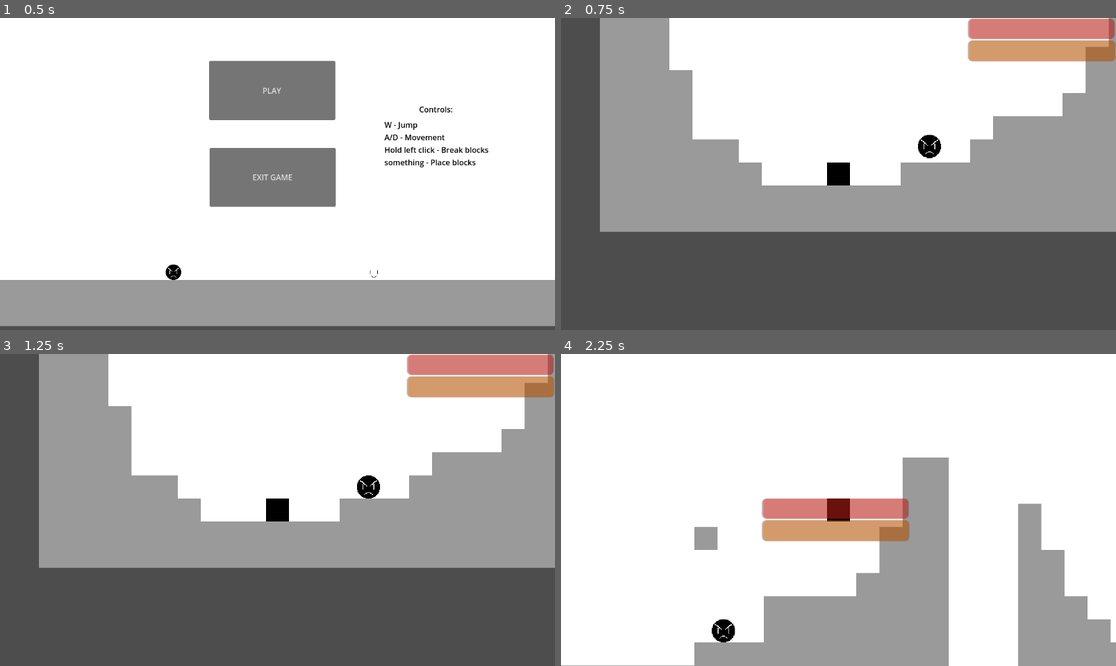
Above: before the commit, frames 1-4 (two rows, left to right).
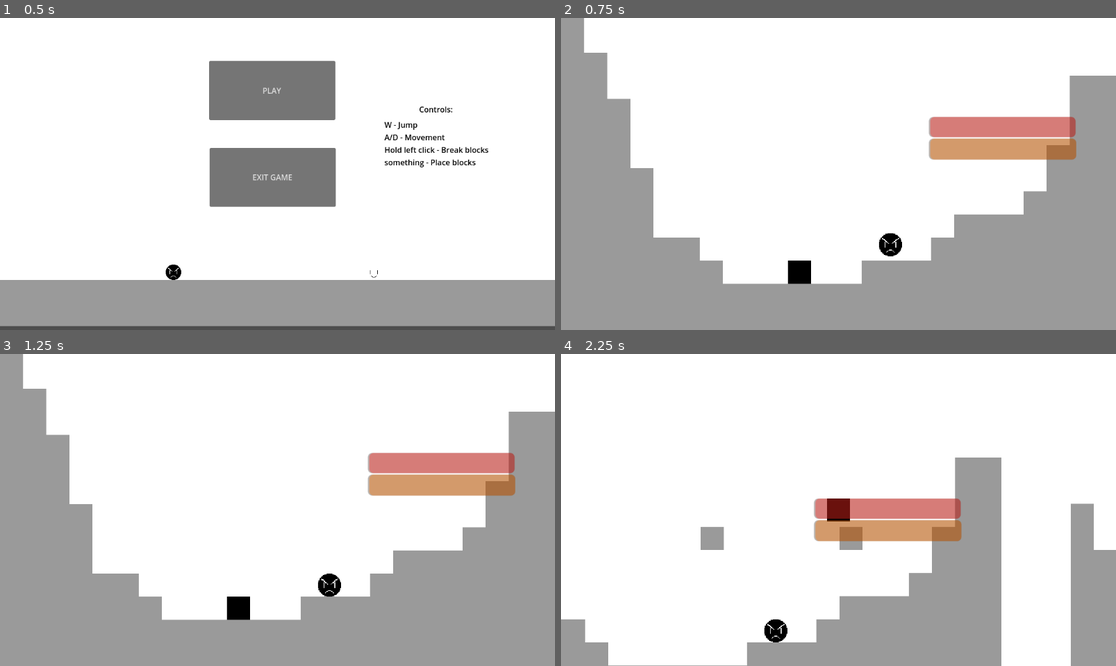
Above: after the commit, the same moments.

Repository: George-Washingtons-Children/NASA
Game: Godot game, scene res://Scenes/Menu.tscn
The game is run twice, just before and just after one commit, with the same random seed, the same clock (stepped at 60 frames per second) and the same inputs.
Inputs (mouse positions are in pixels of both pictures, inside the frame that each line leads up to):
- Up to frame 1 (0.5 s): no input
- Up to frame 2 (0.75 s): click "PLAY" at 0.5 s
- Up to frame 3 (1.25 s): no input
- Up to frame 4 (2.25 s): tap Enter (ui_accept) at 1.25, 1.52 s; move the mouse to (960, 494) at 1.27 s; hold Right (ui_right) from 1.28 s (still down); click (960, 494) at 1.42 s; move the mouse to (727, 525) at 2.02 s; click (727, 525) at 2.17 s

Frame 1 is identical in both runs. In frame 2, 64% of the frame differs, in the area x 0-100%, y 0-100%; in frame 3, 64%; in frame 4, 22%.

Commit message:
Camera Limits
Camera doesn't go past borders

Diff:
--- a/Prefabs/Levels/level_design.gd
+++ b/Prefabs/Levels/level_design.gd
@@ -24,14 +24,12 @@
 				#print(get_cell_atlas_coords(0, tilepos))
 				#set_cell(0, tilepos, 1, Vector2i(0,0))
 			elif (get_cell_source_id(0, tilepos) == 1):
-				print(get_cell_atlas_coords(0, tilepos))
+				#print(get_cell_atlas_coords(0, tilepos))
 				set_cell(0, tilepos, 2, Vector2i(0,0))
 		if event.pressed == false:
 			get_node("Timer").stop()
-			print("stop")
 
 
 func _on_timer_timeout():
-	print("timeout")
-	print(get_cell_atlas_coords(0, tilepos))
+	#print(get_cell_atlas_coords(0, tilepos))
 	set_cell(0, tilepos, 1, Vector2i(0,0))
--- a/Prefabs/player.tscn
+++ b/Prefabs/player.tscn
@@ -4,7 +4,7 @@
 [ext_resource type="Texture2D" uid="uid://bligaivhblv8d" path="res://Sprites/temp player.png" id="2_qh4wd"]
 
 [sub_resource type="RectangleShape2D" id="RectangleShape2D_kct4l"]
-size = Vector2(26, 29)
+size = Vector2(32, 32)
 
 [node name="Player" type="CharacterBody2D"]
 script = ExtResource("1_xjkh7")
@@ -14,7 +14,6 @@
 texture = ExtResource("2_qh4wd")
 
 [node name="CollisionShape2D" type="CollisionShape2D" parent="."]
-position = Vector2(0, 1.5)
 shape = SubResource("RectangleShape2D_kct4l")
 
 [node name="MalfunctionTimer" type="Timer" parent="."]
--- a/Scenes/Overworld.tscn
+++ b/Scenes/Overworld.tscn
@@ -11,6 +11,12 @@
 
 [node name="Player" parent="." instance=ExtResource("2_n0pkd")]
 position = Vector2(330, 560)
+
+[node name="Camera2D" parent="Player" index="3"]
+limit_left = 0
+limit_top = 0
+limit_right = 1152
+limit_bottom = 640
 
 [node name="obstacle" parent="." instance=ExtResource("3_2bdeo")]
 position = Vector2(456, 520)
@@ -52,3 +58,5 @@
 fill_mode = 1
 show_percentage = false
 metadata/_edit_use_anchors_ = true
+
+[editable path="Player"]
Not shown: 1 places in Scenes/Menu.tscn that only renumber resources
Not shown: 1 places in Scenes/Overworld.tscn that only renumber resources
